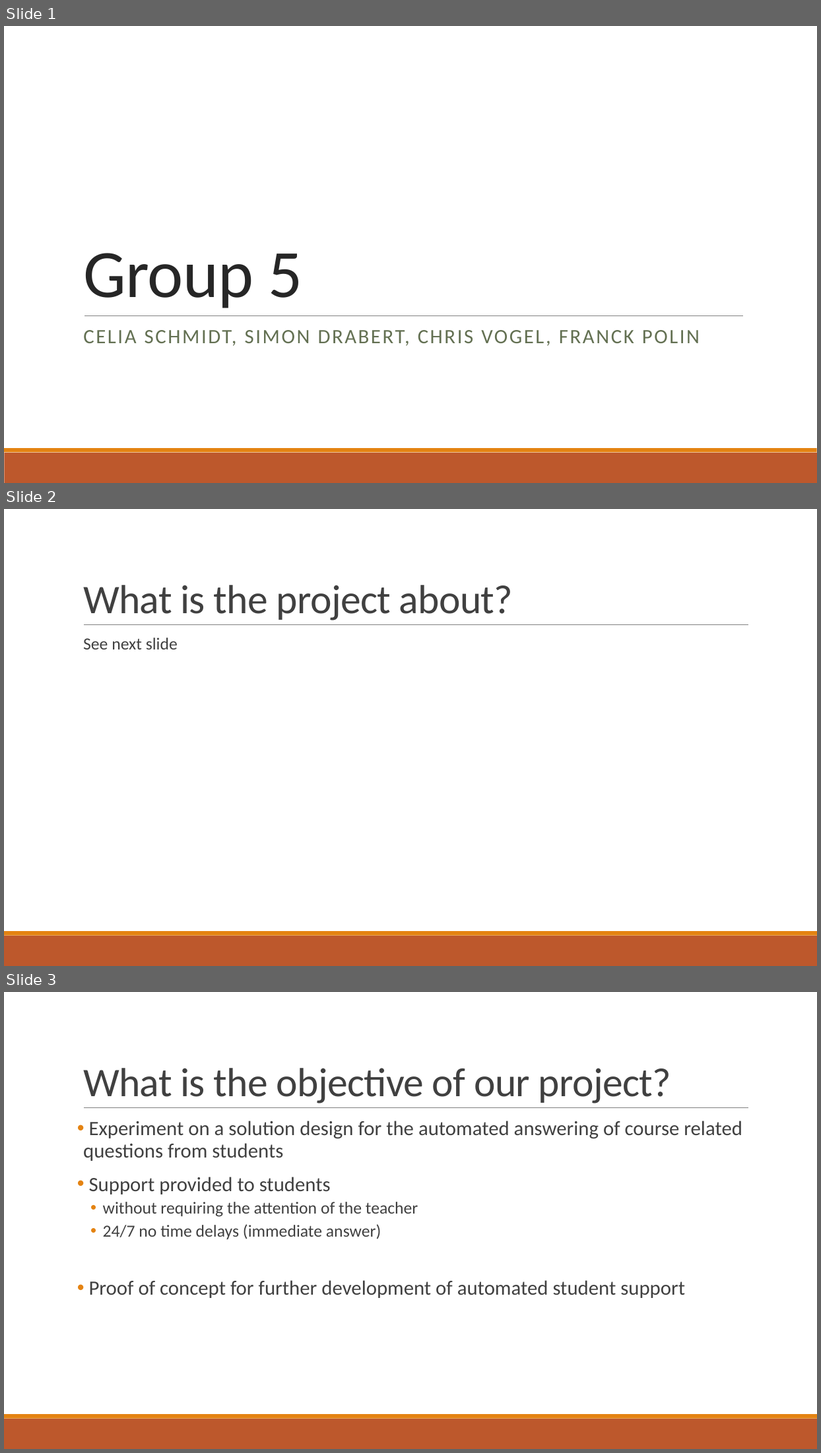
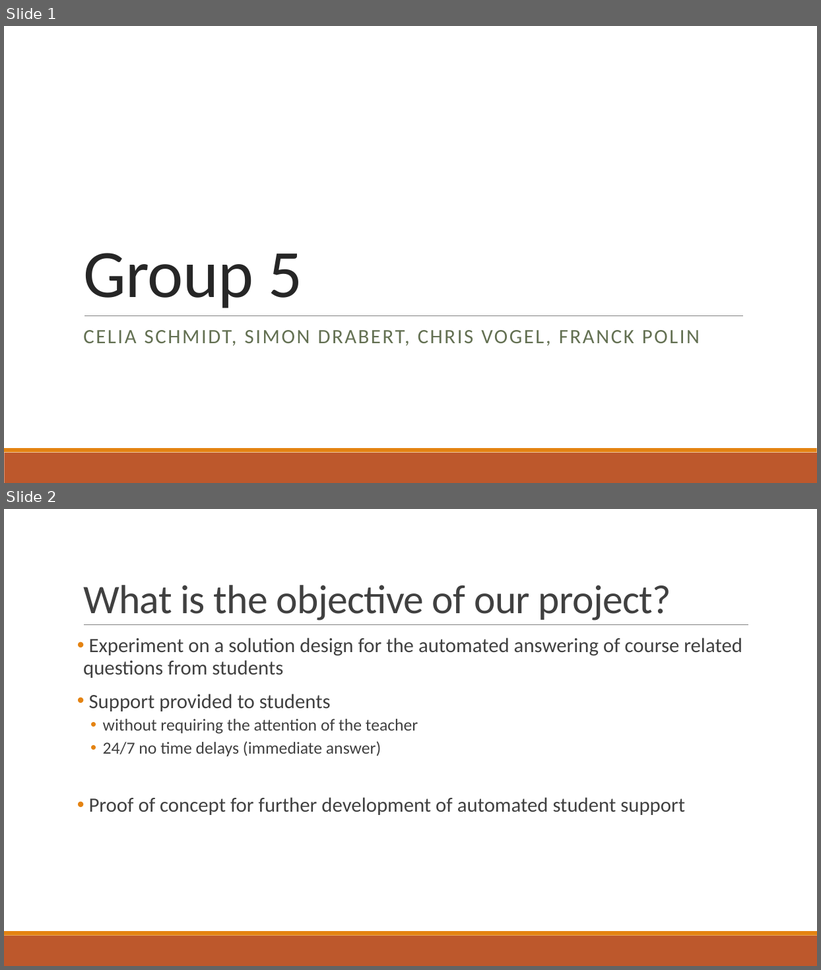
Before and after one commit to AgileBusinessAnalysis/05__TEAM, a slide deck: Prep Pitch.pptx. Shown one above the other, each under a label of ours: slides 1, 2 and 3 before the commit, slides 1 and 2 after it. The pictures are 821x1453 and 821x970 pixels, drawn with LibreOffice and Linux fonts; fonts in the diff are those of the drawing. Boxes give left, top, right and bottom in pixels: in the first picture for what was removed or moved away, otherwise in the second. Text is boxed around its words. In the diff, an @@ line names an element or a change of style, - is before the commit and + after.

```diff
--- a/Prep Pitch.pptx
+++ b/Prep Pitch.pptx
@@ slide 2 removed at (4,509,817,966), background #FFFFFF; not listed: 3 template elements that a slide beside it also shows @@
@@ title removed at (83,585,514,621) @@
-What is the project about?
@@ text removed at (83,638,178,650) @@
-  See next slide
@@ what was slide 3 is now slide 2 @@
```
Also in this commit, not shown: 6 slides changed.
